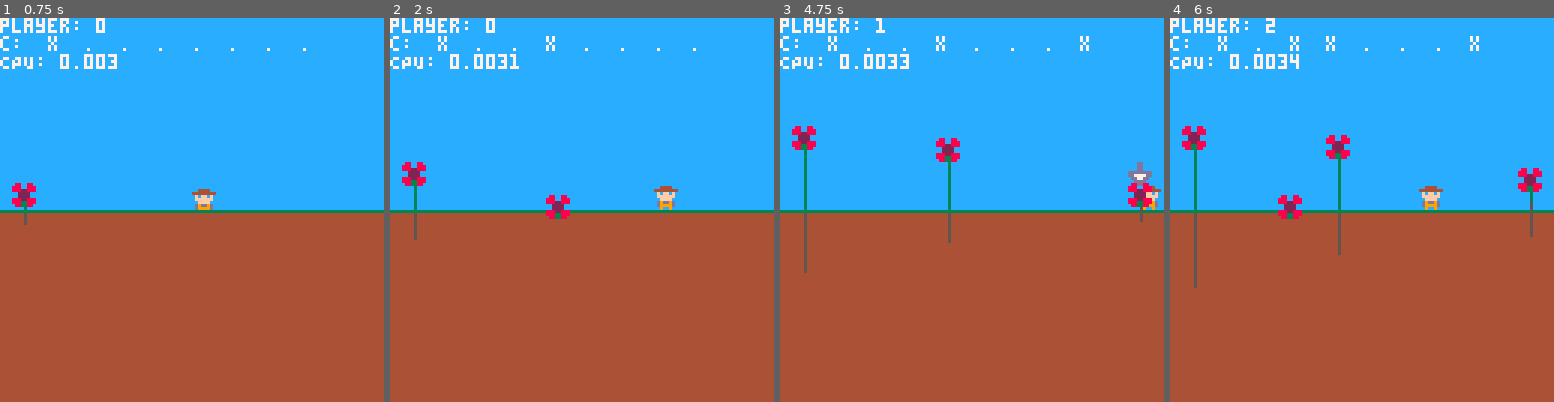
Above: before the commit, frames 1-4 (left to right).
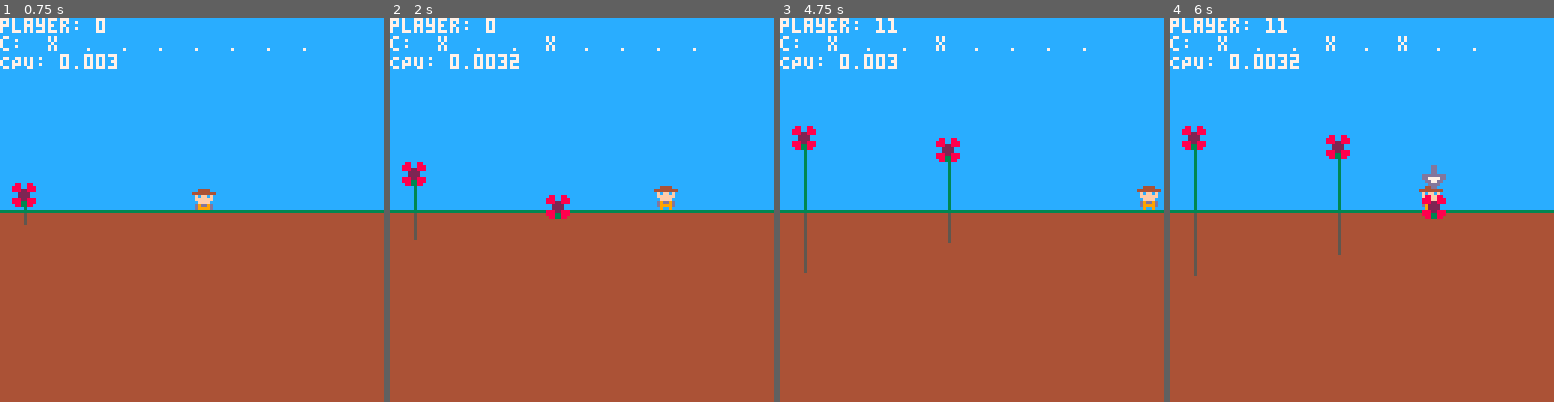
Above: after the commit, the same moments.

Repository: millwardesque/overgrowth
Game: PICO-8 cartridge overgrowth.p8
Two runs of this game, one before a commit and one after it. Both use one fixed random seed, a clock stepped at 60 frames per second and the inputs below.
Inputs:
- Up to frame 1 (0.75 s): tap X (X key) at 0.33 s; tap O (Z key) at 0.7 s
- Up to frame 2 (2 s): tap X (X key) at 1.07, 1.85 s; hold Right from 1.6 s (still down); tap O (Z key) at 1.7 s
- Up to frame 3 (4.75 s): release Right at 2.1 s; tap O (Z key) every 0.4 s from 2.1 to 4.5 s; hold Right 2.47-3.03 s; tap X (X key) at 2.97, 4.08 s; hold Left 3.08-3.58 s; hold Right 4.02-4.68 s
- Up to frame 4 (6 s): tap O (Z key) at 4.9, 5.3, 5.7 s; hold Left 5.08-5.68 s; tap X (X key) at 5.2 s

Frame 1 is identical in both runs. In frame 2, less than 0.1% of the frame differs, in the area x 31-34%, y 9-13%; in frame 3, 0.7%; in frame 4, 1.5%, in the area x 6-97%, y 0-71%.

Commit message:
Stopped weeds from growing if they're partially pulled above-ground.

Diff:
--- a/overgrowth.lua
+++ b/overgrowth.lua
@@ -222,7 +222,7 @@
 --
 -- Weed
 --
-function make_weed(name, sprite, stem_max_height, stem_growth_rate, stem_colour, root_max_height, root_growth_rate, root_colour)
+function make_weed(name, sprite, stem_max_height, stem_growth_rate, stem_colour, root_max_height, root_growth_rate, root_colour, reroot_speed)
 	local weed = make_game_object(name, g_weed_generator.column_to_pixel(column), g_game_config.ground_height)
 
 	weed.weed = {
@@ -234,6 +234,7 @@
 		root_max_height = root_max_height,
 		root_growth_rate = root_growth_rate,
 		root_colour = root_colour,
+		reroot_speed = reroot_speed,
 		pull_offset = 0,
 	}
 	attach_renderable(weed, sprite)
@@ -242,19 +243,26 @@
 	-- Update the weed
 	--
 	weed.update = function (self)
-		if self.weed.stem_height < self.weed.stem_max_height then
-			self.weed.stem_height += self.weed.stem_growth_rate
-
-			if self.weed.stem_height > self.weed.stem_max_height then
-				self.weed.stem_height = self.weed.stem_max_height
+		if self.weed.pull_offset > 0 then
+			self.weed.pull_offset -= self.weed.reroot_speed
+			if self.weed.pull_offset < 0 then
+				self.weed.pull_offset = 0
 			end
-		end
-
-		if self.weed.root_height < self.weed.root_max_height then
-			self.weed.root_height += self.weed.root_growth_rate
-
-			if self.weed.root_height > self.weed.root_max_height then
-				self.weed.root_height = self.weed.root_max_height
+		else
+			if self.weed.stem_height < self.weed.stem_max_height then
+				self.weed.stem_height += self.weed.stem_growth_rate
+
+				if self.weed.stem_height > self.weed.stem_max_height then
+					self.weed.stem_height = self.weed.stem_max_height
+				end
+			end
+
+			if self.weed.root_height < self.weed.root_max_height then
+				self.weed.root_height += self.weed.root_growth_rate
+
+				if self.weed.root_height > self.weed.root_max_height then
+					self.weed.root_height = self.weed.root_max_height
+				end
 			end
 		end
 	end
@@ -387,12 +395,14 @@
 	local stem_growth_rate = 0.05 + rnd(20) / 100
 	local stem_colour = 3
 
-	local root_max_height = flr(rnd(32)) + 20
-	local root_growth_rate = 0.05 + rnd(20) / 100
+	local root_max_height = flr(rnd(16)) + 20
+	local root_growth_rate = 0.05 + rnd(10) / 100
 	local root_colour = 5
 
+	local reroot_speed = 0.01 + flr(rnd(10)) / 100
+
 	-- Construct the weed
-	local weed = make_weed("weed-"..column, sprite, stem_max_height, stem_growth_rate, stem_colour, root_max_height, root_growth_rate, root_colour)
+	local weed = make_weed("weed-"..column, sprite, stem_max_height, stem_growth_rate, stem_colour, root_max_height, root_growth_rate, root_colour, reroot_speed)
 	self.weeds[column] = weed
 	add(scene, weed)
 end
--- a/overgrowth.p8
+++ b/overgrowth.p8
@@ -225,7 +225,7 @@
 --
 -- Weed
 --
-function make_weed(name, sprite, stem_max_height, stem_growth_rate, stem_colour, root_max_height, root_growth_rate, root_colour)
+function make_weed(name, sprite, stem_max_height, stem_growth_rate, stem_colour, root_max_height, root_growth_rate, root_colour, reroot_speed)
 	local weed = make_game_object(name, g_weed_generator.column_to_pixel(column), g_game_config.ground_height)
 
 	weed.weed = {
@@ -237,6 +237,7 @@
 		root_max_height = root_max_height,
 		root_growth_rate = root_growth_rate,
 		root_colour = root_colour,
+		reroot_speed = reroot_speed,
 		pull_offset = 0,
 	}
 	attach_renderable(weed, sprite)
@@ -245,19 +246,26 @@
 	-- Update the weed
 	--
 	weed.update = function (self)
-		if self.weed.stem_height < self.weed.stem_max_height then
-			self.weed.stem_height += self.weed.stem_growth_rate
-
-			if self.weed.stem_height > self.weed.stem_max_height then
-				self.weed.stem_height = self.weed.stem_max_height
+		if self.weed.pull_offset > 0 then
+			self.weed.pull_offset -= self.weed.reroot_speed
+			if self.weed.pull_offset < 0 then
+				self.weed.pull_offset = 0
 			end
-		end
-
-		if self.weed.root_height < self.weed.root_max_height then
-			self.weed.root_height += self.weed.root_growth_rate
-
-			if self.weed.root_height > self.weed.root_max_height then
-				self.weed.root_height = self.weed.root_max_height
+		else
+			if self.weed.stem_height < self.weed.stem_max_height then
+				self.weed.stem_height += self.weed.stem_growth_rate
+
+				if self.weed.stem_height > self.weed.stem_max_height then
+					self.weed.stem_height = self.weed.stem_max_height
+				end
+			end
+
+			if self.weed.root_height < self.weed.root_max_height then
+				self.weed.root_height += self.weed.root_growth_rate
+
+				if self.weed.root_height > self.weed.root_max_height then
+					self.weed.root_height = self.weed.root_max_height
+				end
 			end
 		end
 	end
@@ -390,12 +398,14 @@
 	local stem_growth_rate = 0.05 + rnd(20) / 100
 	local stem_colour = 3
 
-	local root_max_height = flr(rnd(32)) + 20
-	local root_growth_rate = 0.05 + rnd(20) / 100
+	local root_max_height = flr(rnd(16)) + 20
+	local root_growth_rate = 0.05 + rnd(10) / 100
 	local root_colour = 5
 
+	local reroot_speed = 0.01 + flr(rnd(10)) / 100
+
 	-- Construct the weed
-	local weed = make_weed("weed-"..column, sprite, stem_max_height, stem_growth_rate, stem_colour, root_max_height, root_growth_rate, root_colour)
+	local weed = make_weed("weed-"..column, sprite, stem_max_height, stem_growth_rate, stem_colour, root_max_height, root_growth_rate, root_colour, reroot_speed)
 	self.weeds[column] = weed
 	add(scene, weed)
 end
Not shown, changed: readme.md
